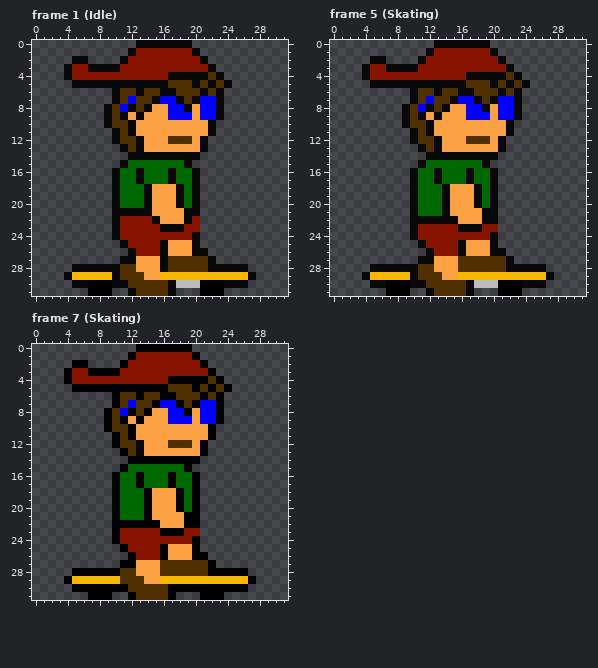
Two states of a pixel-art file, Assets/Sprites/Skater/Smaller/skater_inked_full_set.aseprite. That is the earlier state.
32x32 pixels, 10 frames. Shown: frame 1 (Idle), frame 5 (Skating), frame 7 (Skating). The commit also changed other frames, which this record leaves out.
The result:
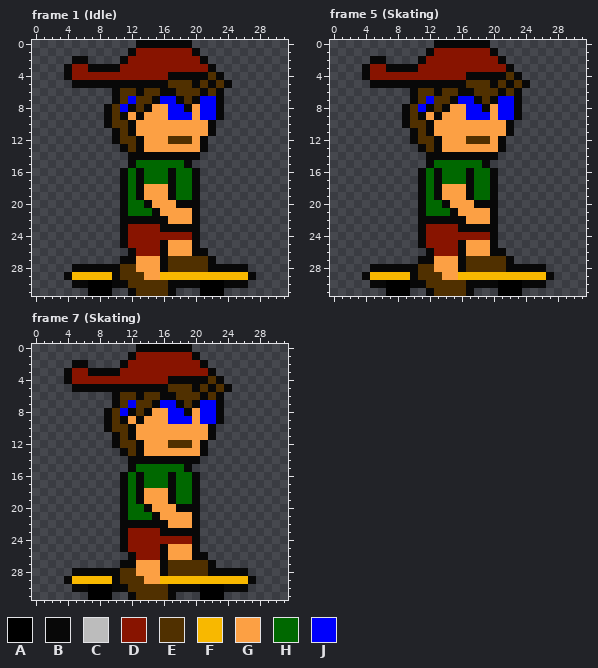
Palette (. is transparent): A #000000  B #080808  C #bcbcbc  D #881400  E #503000  F #f8b800  G #fca044  H #006800  J #0000fc
From old to new:
Frame 1 (Idle):
y 15: x 11..12 BH -> .B
y 16..17: x 10..11 BH -> .B
y 18..19: x 10..11 BH -> .B; x 13..14 HB -> BG; x 17..18 GB -> BH
y 20: x 10..11 BH -> .B; x 19 H -> B
y 21: x 10 B -> .; x 12..15 BBBG -> HHHB; x 19 B -> G
y 22: x 10..14 BDDDD -> .BBBB; x 16 G -> B; x 19..20 BD -> GB
y 23: x 10..11 BD -> .B; x 19..20 DD -> BB
y 24: x 10..11 BD -> .B
y 30: x 18..20 CCC -> BBB
Frame 5 (Skating):
y 15: x 11..12 BH -> .B
y 16..17: x 10..11 BH -> .B
y 18..19: x 10..11 BH -> .B; x 13..14 HB -> BG; x 17..18 GB -> BH
y 20: x 10..11 BH -> .B; x 19 H -> B
y 21: x 10..11 BH -> .B; x 14..15 BG -> HB; x 19 B -> G
y 22: x 10 B -> .; x 16 G -> B; x 19 B -> G
y 23: x 10..11 BD -> .B; x 19..20 DD -> BB
y 24: x 10..11 BD -> .B
y 27..28: x 16 E -> B
y 30: x 18..20 CCC -> BBB
Frame 7 (Skating):
y 0: x 13..19 AAAAAAA -> BBBBBBB
y 1: x 12 A -> B; x 20 A -> B
y 2: x 5..6 AA -> BB; x 11 A -> B; x 21 A -> B
y 3: x 4 A -> B; x 7..10 AAAA -> BBBB; x 22 A -> B
y 4: x 4 A -> B; x 17..21 AAAAA -> BBBBB; x 23 A -> B
y 5: x 5..16 AAAAAAAAAAAA -> BBBBBBBBBBBB; x 20 A -> B; x 22 A -> B; x 24 A -> B
y 6: x 10 A -> B; x 13 A -> B; x 16..17 AA -> BB; x 21 A -> B; x 23 A -> B
y 7: x 10 A -> B; x 15 A -> B; x 18 A -> B; x 20 A -> B; x 23 A -> B
y 8: x 9 A -> B; x 12 A -> B; x 14 A -> B; x 19 A -> B; x 23 A -> B
y 9: x 9 A -> B; x 11 A -> B; x 13 A -> B; x 23 A -> B
y 10: x 9 A -> B; x 12 A -> B; x 22 A -> B
y 11: x 10 A -> B; x 12 A -> B; x 22 A -> B
y 12: x 10 A -> B; x 21 A -> B
y 13: x 11 A -> B; x 21 A -> B
y 14: x 12..20 AAAAAAAAA -> BBBBBBBBB
y 15: x 11..12 AH -> .B; x 19 A -> B
y 16..17: x 10..11 AH -> .B; x 13 A -> B; x 17 A -> B; x 20 A -> B
y 18..19: x 10..11 AH -> .B; x 13..14 HA -> BG; x 17..18 GA -> BH; x 20 A -> B
y 20: x 10..11 AH -> .B; x 14 A -> B; x 18..20 AHA -> BBB
y 21: x 10..11 AH -> .B; x 14..15 AG -> HB; x 19..20 AA -> GB
y 22: x 10..16 AAAAAAG -> .BBBBBB; x 19..20 AA -> GB
y 23: x 10..11 AD -> .B; x 16..20 AAADD -> BBBBB
y 24: x 10..11 AD -> .B; x 20 A -> B
y 25: x 11 A -> B; x 16 A -> B; x 20 A -> B
y 26: x 12 A -> B; x 16 A -> B; x 20..21 AA -> BB
y 27: x 11..12 AA -> BB; x 16 E -> B; x 22 A -> B
y 28: x 5..10 AAAAAA -> BBBBBB; x 16 E -> B; x 22..26 AAAAA -> BBBBB
y 29: x 4 A -> B; x 10 F -> B; x 27 A -> B
y 30: x 5..6 AA -> BB; x 10..11 AA -> BB; x 17..20 AAAA -> BBBB; x 24..26 AAA -> BBB
y 31: x 12 A -> B; x 17 A -> B
